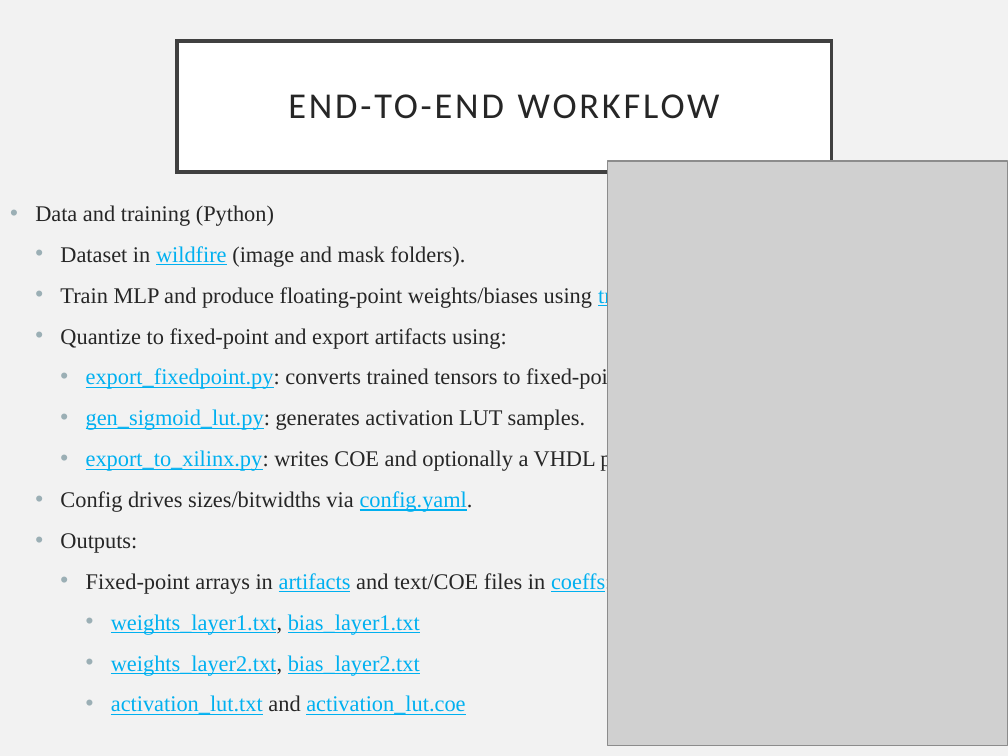
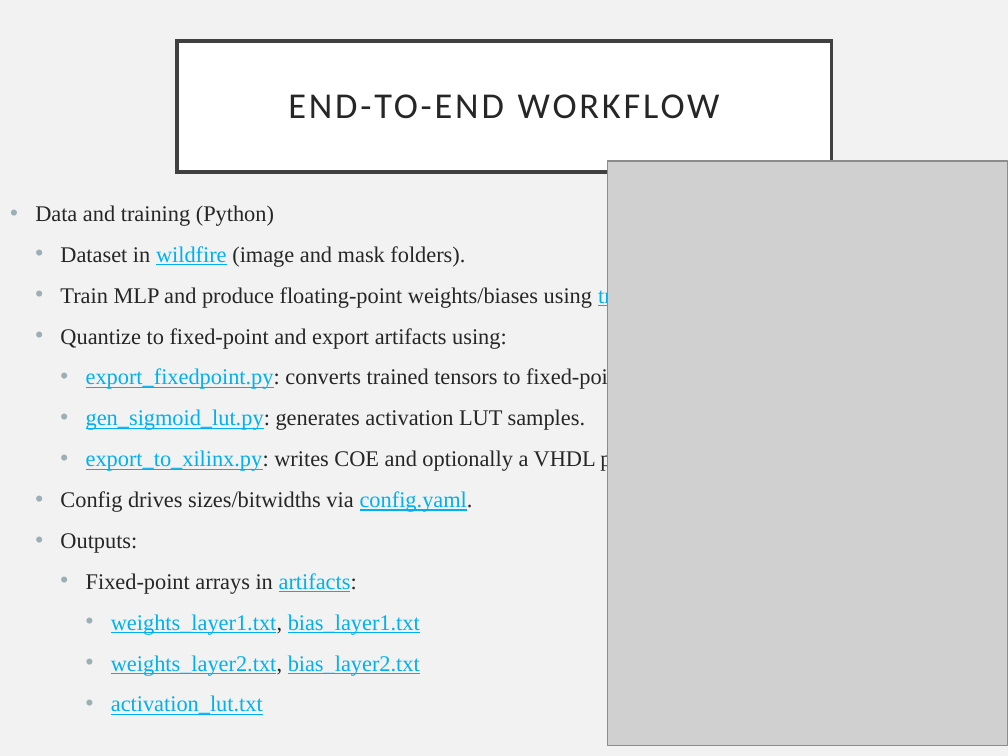
Before and after one commit to kojos03/FPGA_generate---Copy, a slide deck: slide 22 of docs/thesis/Presentation/VHDL implementation of neural network for Wildfire Detection.pptx. Drawn at 1008x756 pixels with LibreOffice and Linux fonts; fonts in the diff are those of the drawing; grey boxes stand for pictures. Boxes give left, top, right and bottom in pixels: in the first picture for what was removed or moved away, otherwise in the second. Text is boxed around its words. In the diff, an @@ line names an element or a change of style, - is before the commit and + after.

```diff
--- a/docs/thesis/Presentation/VHDL implementation of neural network for Wildfire Detection.pptx
+++ b/docs/thesis/Presentation/VHDL implementation of neural network for Wildfire Detection.pptx
@@ text at (86, 573, 357, 594): text changed @@
-    • Fixed-point arrays in artifacts and text/COE files in coeffs:
+    • Fixed-point arrays in artifacts:
@@ text at (111, 695, 263, 715): text changed @@
-      • activation_lut.txt and activation_lut.coe
+      • activation_lut.txt
```
Also in this commit, not shown: 7 other slides changed, 1 other file.
